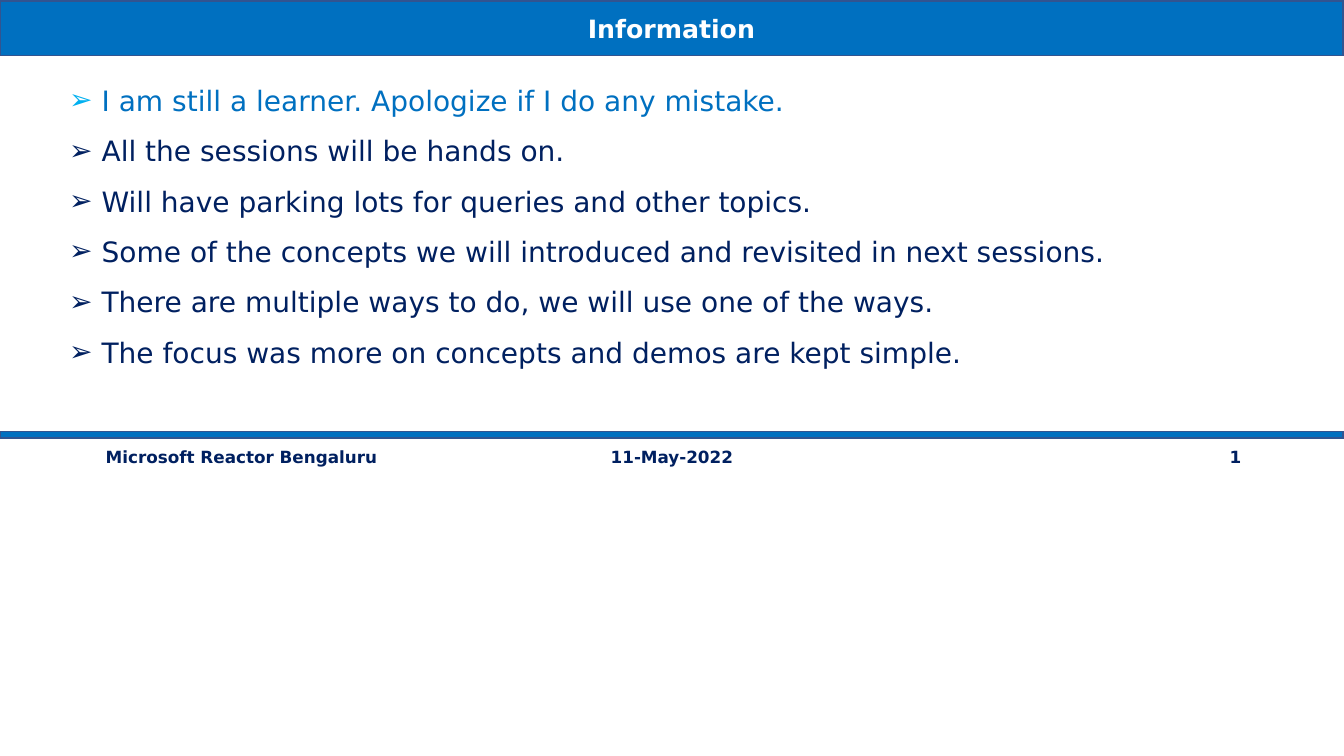
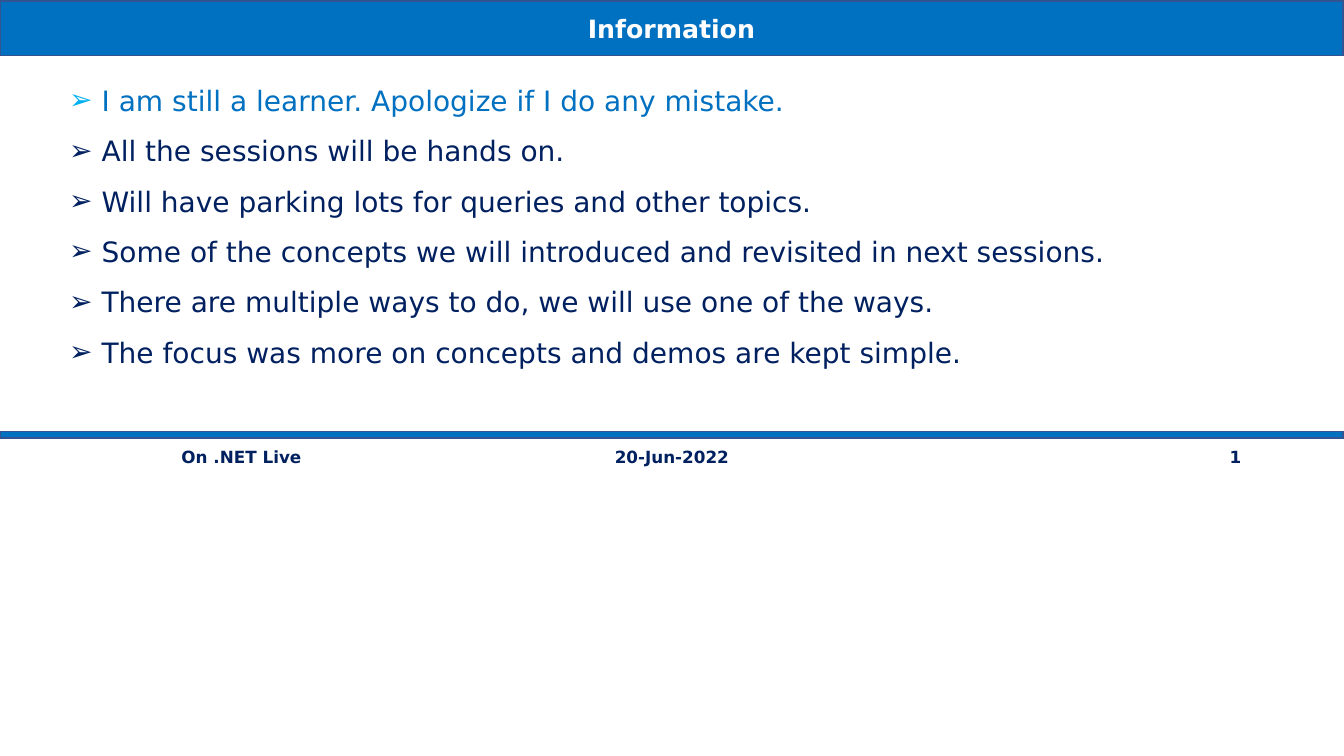
Before and after one commit to vishipayyallore/speaker-series-2022, a slide deck: slide 1 of microsoft-reactor/Demos.pptx. Drawn at 1344x756 pixels with LibreOffice and Linux fonts; fonts in the diff are those of the drawing. Boxes give left, top, right and bottom in pixels: in the first picture for what was removed or moved away, otherwise in the second. Text is boxed around its words. In the diff, an @@ line names an element or a change of style, - is before the commit and + after.

```diff
--- a/microsoft-reactor/Demos.pptx
+++ b/microsoft-reactor/Demos.pptx
@@ text at [181,450,302,464]: text changed @@
-Microsoft Reactor Bengaluru
+On .NET Live
@@ text at [615,450,729,467]: text changed @@
-11-May-2022
+20-Jun-2022
```
Also in this commit, not shown: 2 other files.
